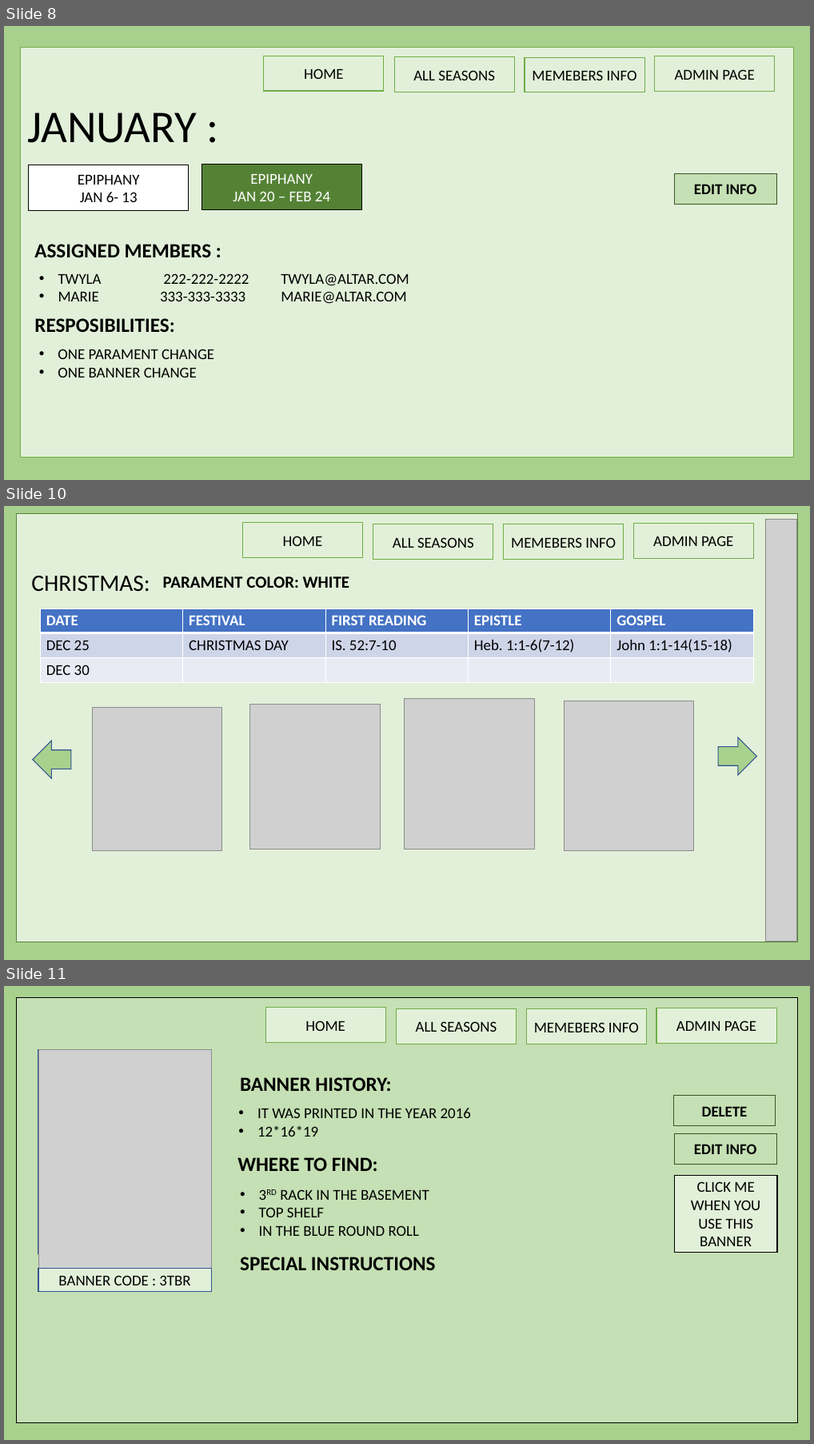
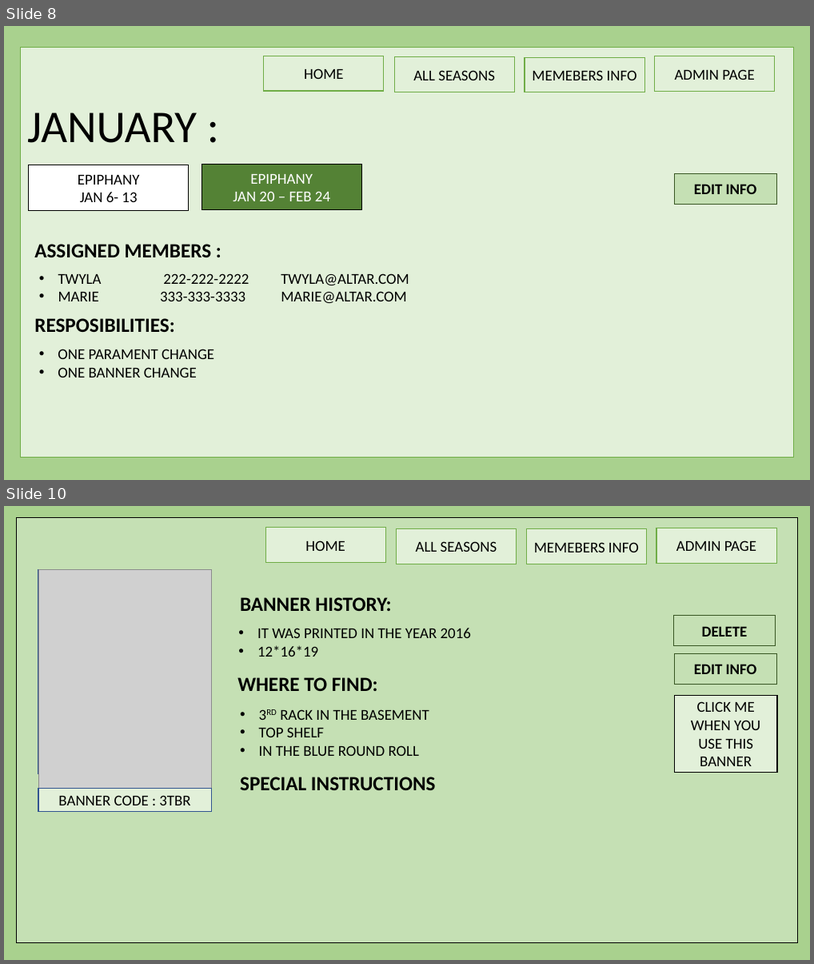
Before and after one commit to harishvavilala/Betterhappo, a slide deck: Powerpoints/BannerManagment.pptx. Shown one above the other, each under a label of ours: slides 8, 10 and 11 before the commit, slides 8 and 10 after it; the slides between them are not shown. The pictures are 814x1444 and 814x964 pixels, drawn with LibreOffice and Linux fonts; fonts in the diff are those of the drawing; grey boxes stand for pictures. Boxes give left, top, right and bottom in pixels: in the first picture for what was removed or moved away, otherwise in the second. Text is boxed around its words. In the diff, an @@ line names an element or a change of style, - is before the commit and + after.

```diff
--- a/Powerpoints/BannerManagment.pptx
+++ b/Powerpoints/BannerManagment.pptx
@@ slide 10 removed at [4, 506, 810, 960], background #A9D18E @@
@@ rectangle removed at [17, 513, 798, 941] @@
@@ rectangle removed at [243, 523, 363, 558] @@
-HOME
@@ rectangle removed at [374, 524, 494, 560] @@
-ALL SEASONS
@@ rectangle removed at [504, 524, 624, 560] @@
-MEMEBERS INFO
@@ rectangle removed at [634, 524, 754, 559] @@
-ADMIN PAGE
@@ picture removed at [766, 519, 797, 940] @@
@@ text removed at [31, 576, 150, 592] @@
-CHRISTMAS:
@@ text removed at [163, 576, 350, 588] @@
-PARAMENT COLOR: WHITE
@@ table removed at [40, 608, 754, 682], 3 rows, 5 columns @@
-DATE | FESTIVAL | FIRST READING | EPISTLE | GOSPEL
-DEC 25 | CHRISTMAS DAY | IS. 52:7-10 | Heb. 1:1-6(7-12) | John 1:1-14(15-18)
-DEC 30 |  |  |  | 
@@ picture removed at [92, 707, 222, 850] @@
@@ picture removed at [250, 704, 381, 849] @@
@@ picture removed at [405, 698, 535, 849] @@
@@ picture removed at [565, 700, 694, 851] @@
@@ right arrow removed at [33, 740, 71, 778] @@
@@ right arrow removed at [719, 737, 758, 775] @@
@@ what was slide 11 is now slide 10 @@
```
Also in this commit, not shown: 3 slides changed.
